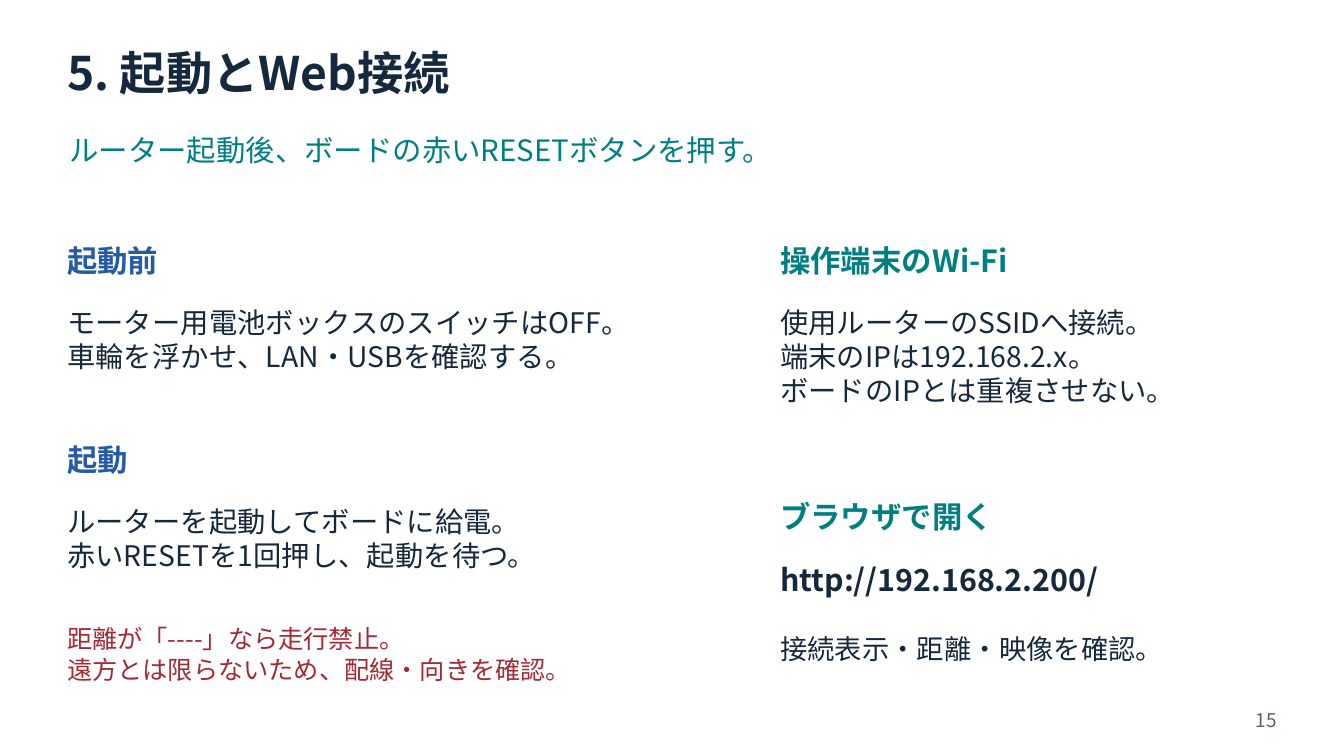
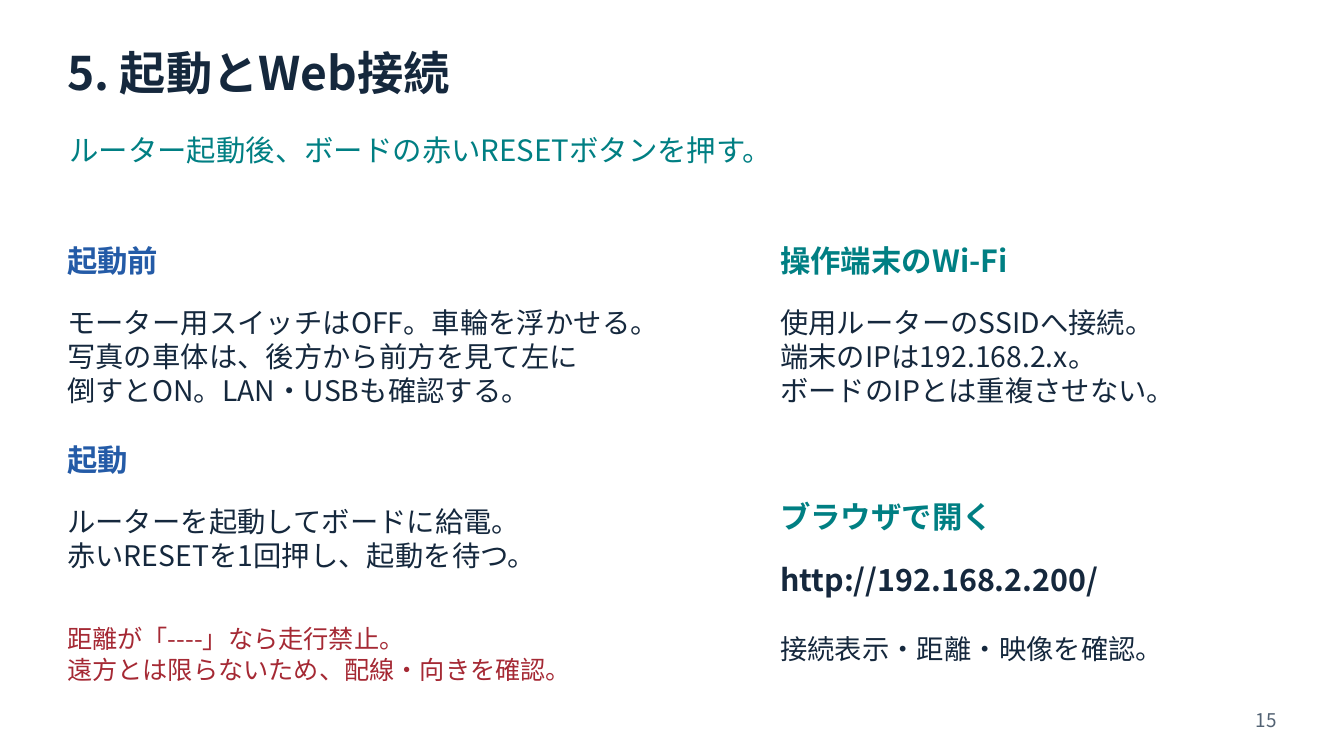
Before and after one commit to tut-cc/tron-2026-autonomous-driving, a slide deck: slide 15 of docs/autonomous-driving-batontouch.pptx. Drawn at 1344x756 pixels with LibreOffice and Linux fonts; fonts in the diff are those of the drawing. Boxes give left, top, right and bottom in pixels: in the first picture for what was removed or moved away, otherwise in the second. Text is boxed around its words. In the diff, an @@ line names an element or a change of style, - is before the commit and + after.

```diff
--- a/docs/autonomous-driving-batontouch.pptx
+++ b/docs/autonomous-driving-batontouch.pptx
@@ text at box(67, 309, 659, 404): text changed @@
-モーター用電池ボックスのスイッチはOFF。
-車輪を浮かせ、LAN・USBを確認する。
+モーター用スイッチはOFF。車輪を浮かせる。
+写真の車体は、後方から前方を見て左に
+倒すとON。LAN・USBも確認する。
```
Also in this commit, not shown: 1 other slide changed, 6 other files.
